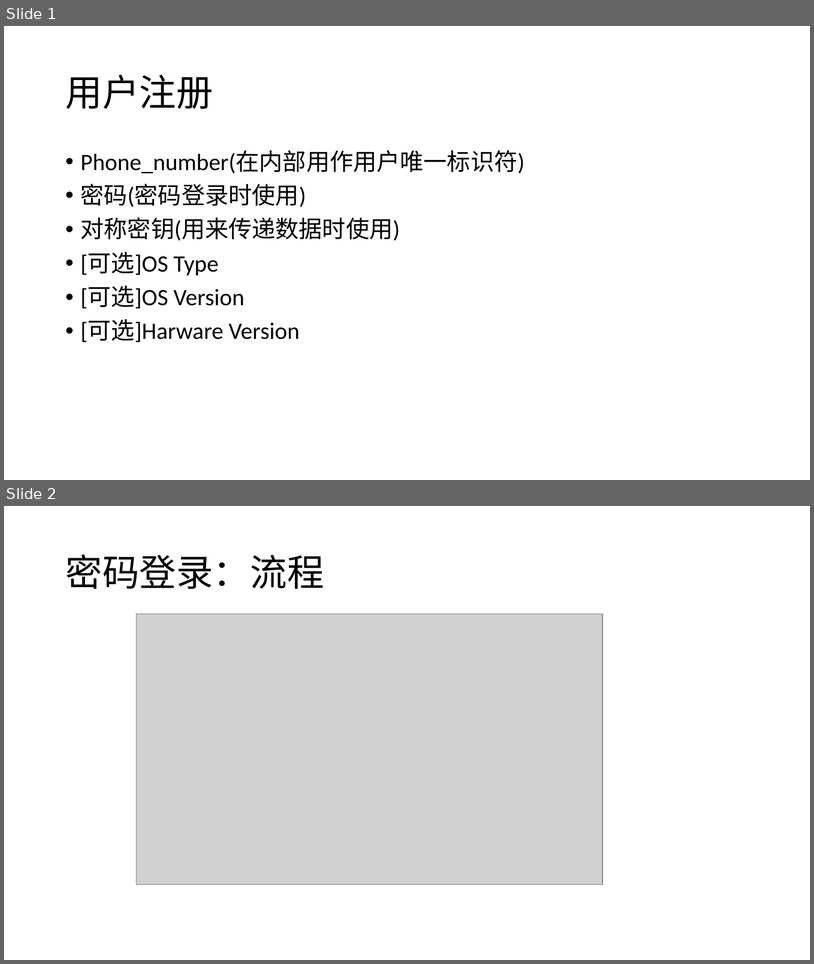
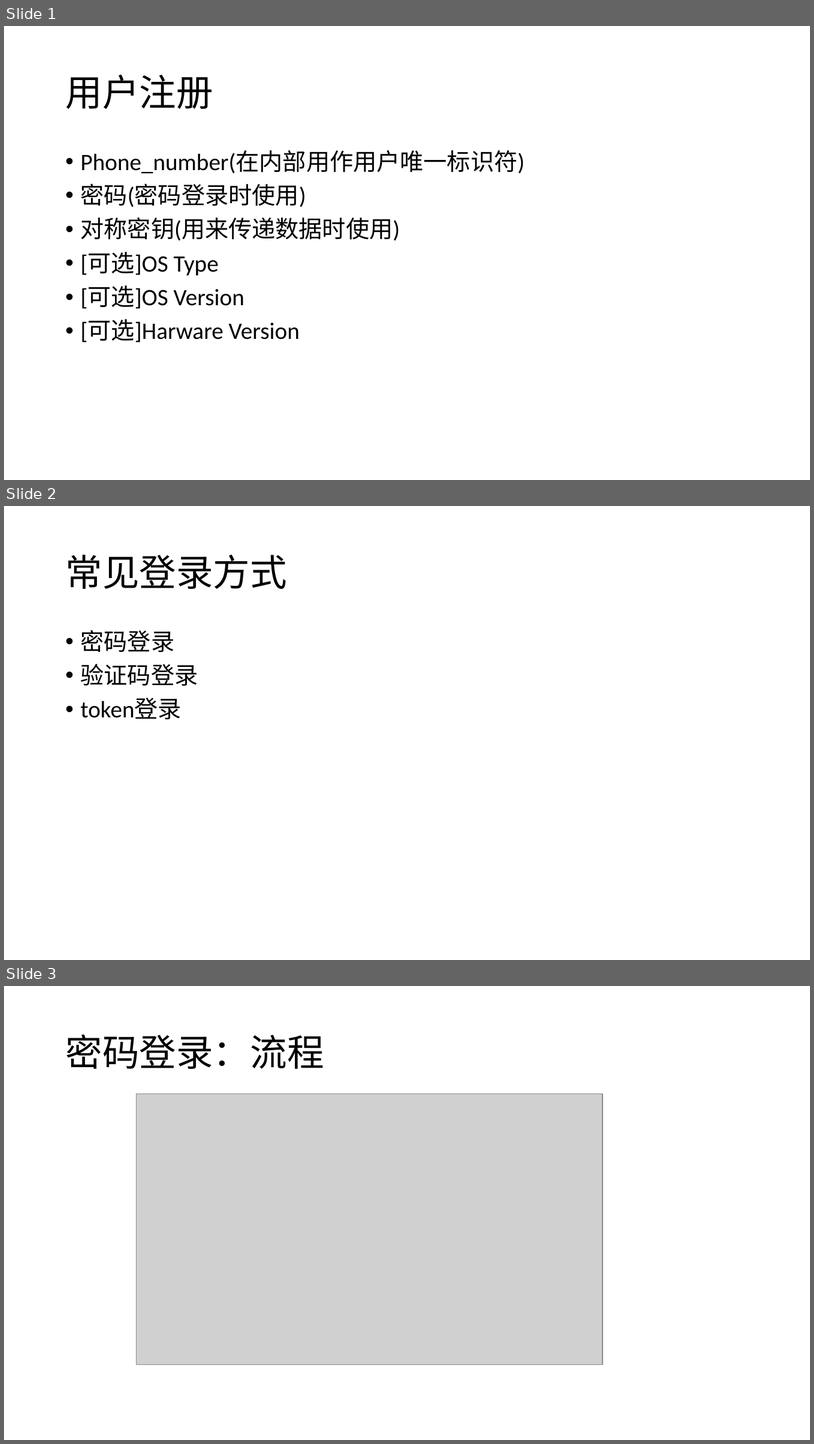
Before and after one commit to djpan0303/tech_paper, a slide deck: 用户登录机制.pptx. Shown one above the other, each under a label of ours: slides 1 and 2 before the commit, slides 1, 2 and 3 after it. The pictures are 814x964 and 814x1444 pixels, drawn with LibreOffice and Linux fonts; fonts in the diff are those of the drawing; grey boxes stand for pictures. Boxes give left, top, right and bottom in pixels: in the first picture for what was removed or moved away, otherwise in the second. Text is boxed around its words. In the diff, an @@ line names an element or a change of style, - is before the commit and + after.

```diff
--- a/用户登录机制.pptx
+++ b/用户登录机制.pptx
@@ slide 2 added at <box>4,506,810,960</box>, background #FFFFFF @@
@@ title added at <box>65,555,287,589</box>, 44 pt, text #000000 @@
+常见登录方式
@@ text added at <box>81,630,198,720</box>, 28 pt, text #000000 @@
+• 密码登录
+• 验证码登录
+• token登录
@@ what was slide 2 is now slide 3 @@
```
Also in this commit, not shown: 2 slides changed, 4 other slides added, 14 other files.
